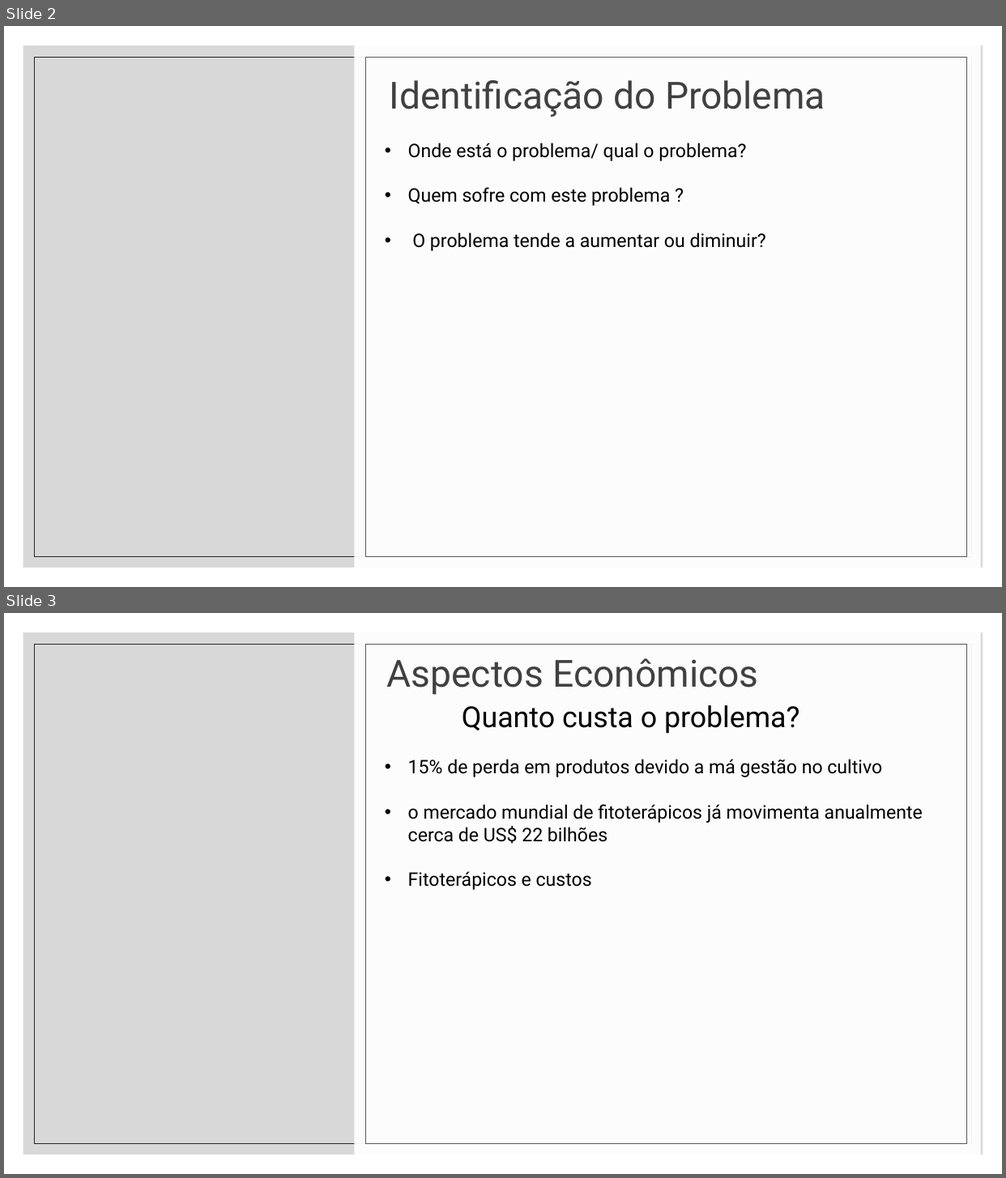
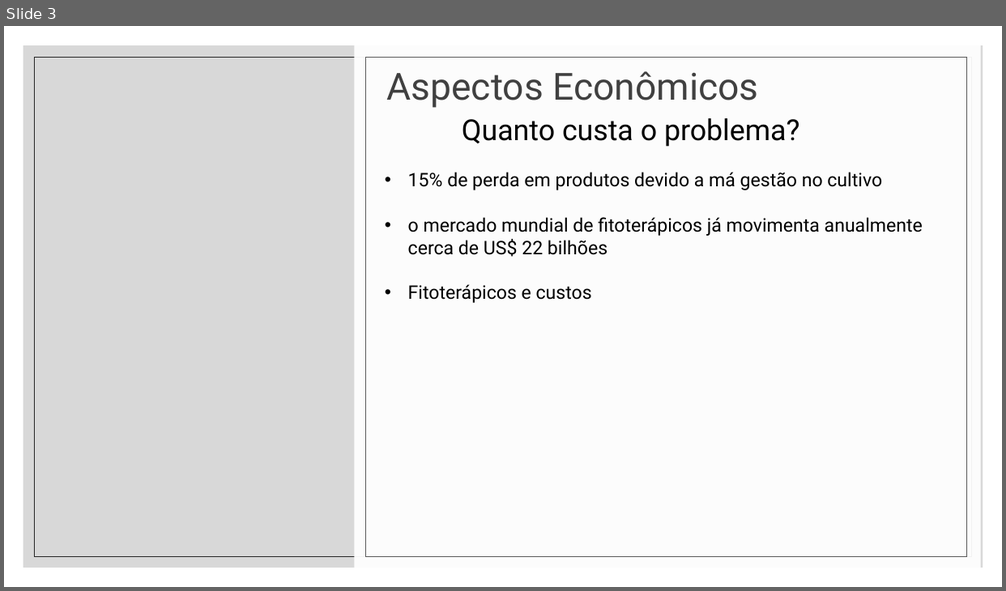
Before and after one commit to Roberto-Gomes-hub/-GroonTec, a slide deck: apresentacao/contextualizacao.pptx. Shown one above the other, each under a label of ours: slides 2 and 3 before the commit, slide 3 after it. The pictures are 1006x1178 and 1006x591 pixels, drawn with LibreOffice and Linux fonts; fonts in the diff are those of the drawing; background and template pictures are left out. Boxes give left, top, right and bottom in pixels: in the first picture for what was removed or moved away, otherwise in the second. Text is boxed around its words. In the diff, an @@ line names an element or a change of style, - is before the commit and + after.

```diff
--- a/apresentacao/contextualizacao.pptx
+++ b/apresentacao/contextualizacao.pptx
@@ slide 2 removed at box(4, 26, 1002, 587), background picture (left out); not listed: 2 template elements that a slide beside it also shows @@
@@ rectangle removed at box(355, 45, 981, 568) @@
@@ rectangle removed at box(365, 57, 967, 557) @@
@@ text removed at box(390, 80, 825, 251) @@
-Identificação do Problema
-• Onde está o problema/ qual o problema?
-• Quem sofre com este problema ?
-• O problema tende a aumentar ou diminuir?
```
Also in this commit, not shown: 1 slide changed, 1 slide added, 5 other slides removed, 3 other files.
